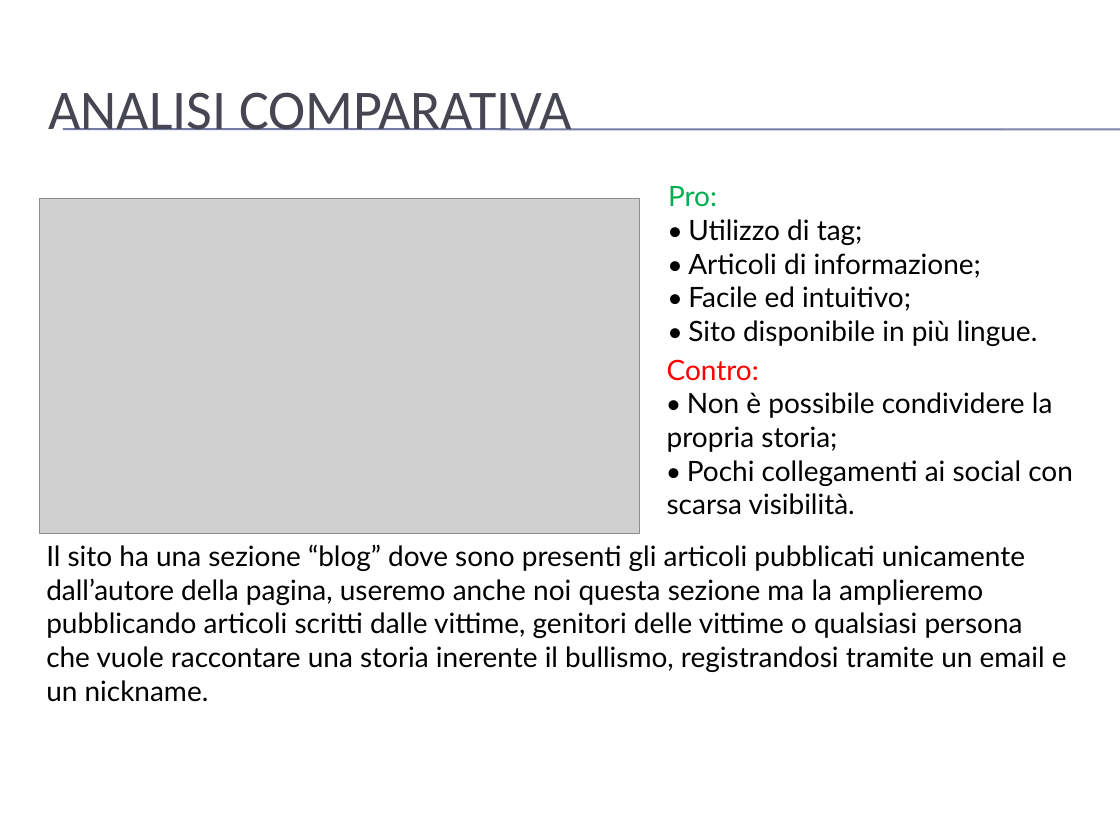
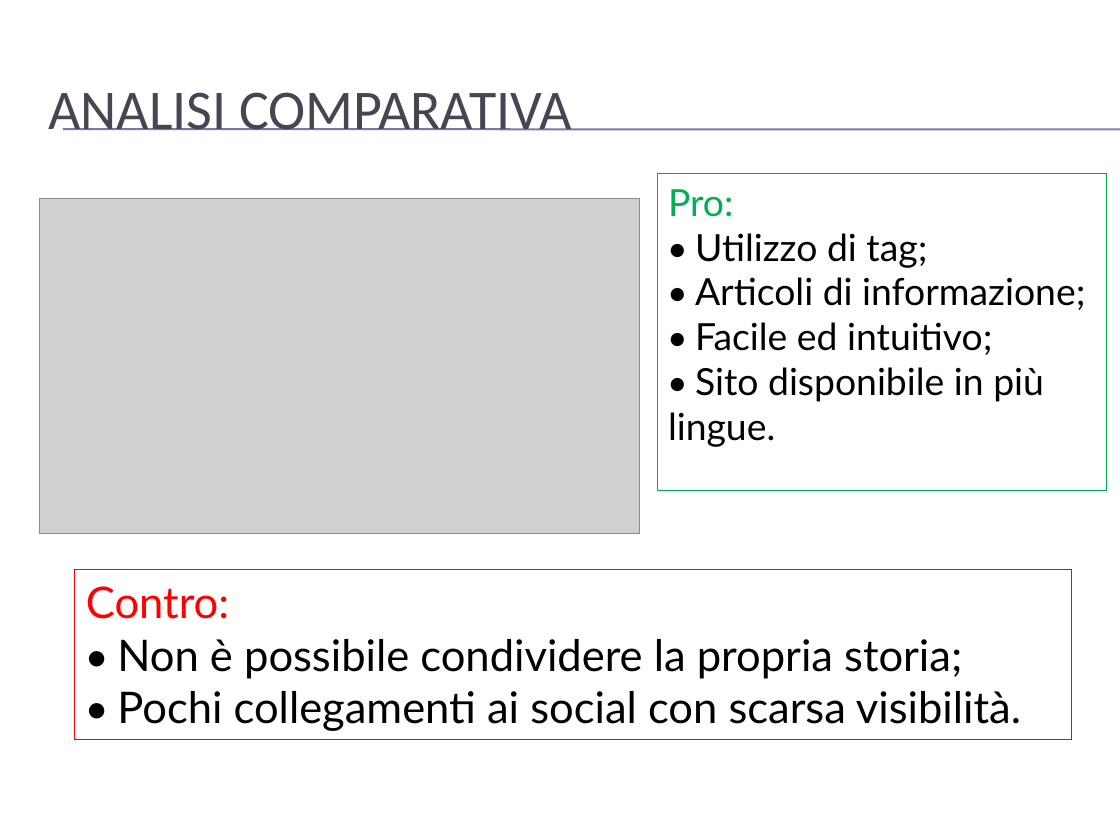
Before and after one commit to mario-santoro/Bullyingless, a slide deck: slide 12 of Assignment n.4/presentazione.pptx. Drawn at 1120x840 pixels with LibreOffice and Linux fonts; fonts in the diff are those of the drawing; grey boxes stand for pictures; background and template pictures are left out. Boxes give left, top, right and bottom in pixels: in the first picture for what was removed or moved away, otherwise in the second. Text is boxed around its words. In the diff, an @@ line names an element or a change of style, - is before the commit and + after.

```diff
--- a/Assignment n.4/presentazione.pptx
+++ b/Assignment n.4/presentazione.pptx
@@ rectangle "Pro:": place and size @@
-rectangle "Pro:" at [668, 186, 1037, 346]
+rectangle "Pro:" at [657, 174, 1108, 491]
@@ rectangle "Pro:" at [657, 174, 1108, 491]: size 18 to 24 pt; outline none to #00B050 0.75 pt @@
@@ text removed at [46, 544, 1067, 702] @@
-Il sito ha una sezione “blog” dove sono presenti gli articoli pubblicati unicamente dall’autore della pagina, useremo anche noi questa sezione ma la amplieremo pubblicando articoli scritti dalle vittime, genitori delle vittime o qualsiasi persona che vuole raccontare una storia inerente il bullismo, registrandosi tramite un email e un nickname.
@@ rectangle "Contro:": place and size @@
-rectangle "Contro:" at [667, 359, 1073, 515]
+rectangle "Contro:" at [75, 570, 1072, 739]
@@ rectangle "Contro:" at [75, 570, 1072, 739]: size 18 to 28 pt; outline none to #FF0000 0.75 pt @@
```
Also in this commit, not shown: 13 other slides changed, 1 slide removed.
